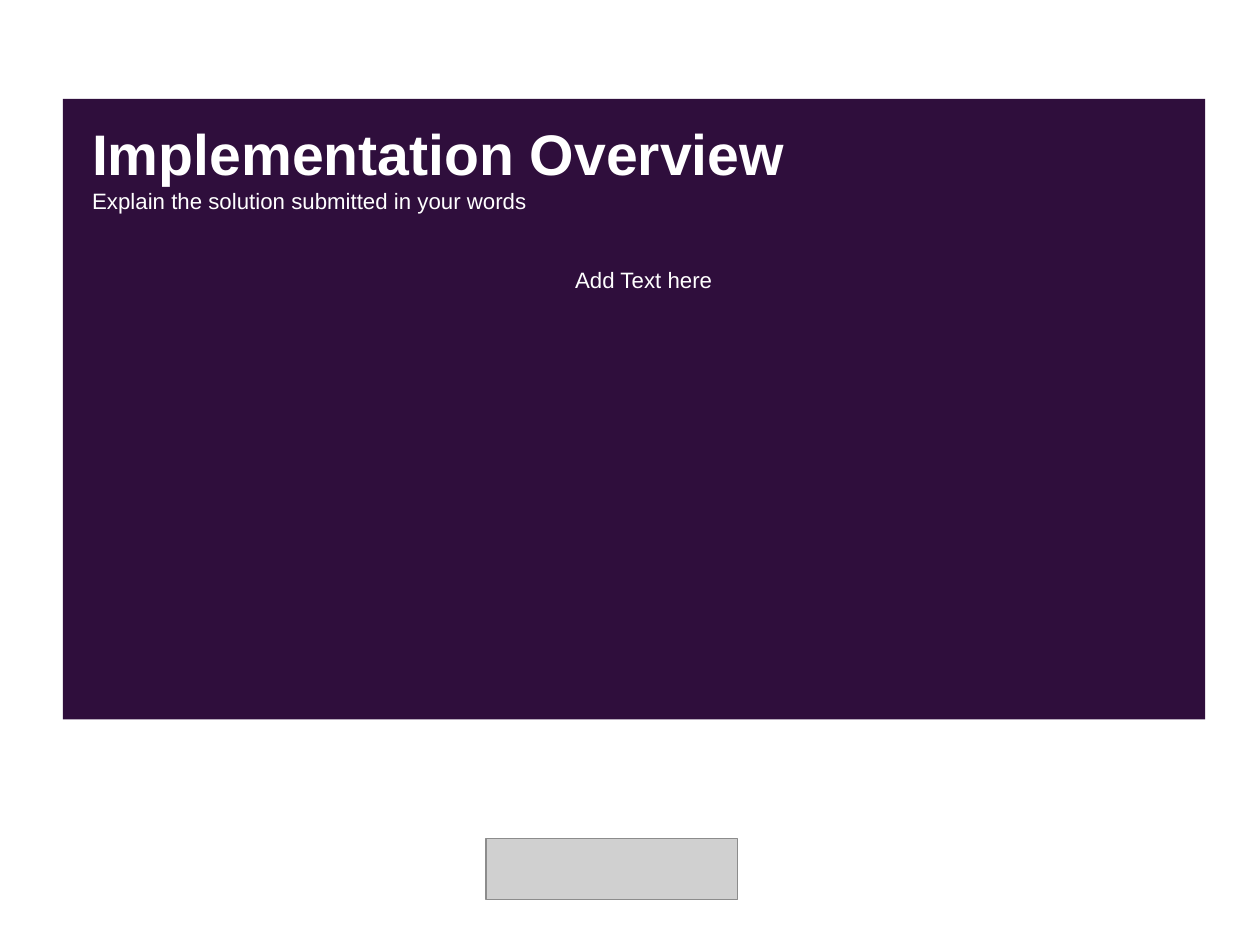
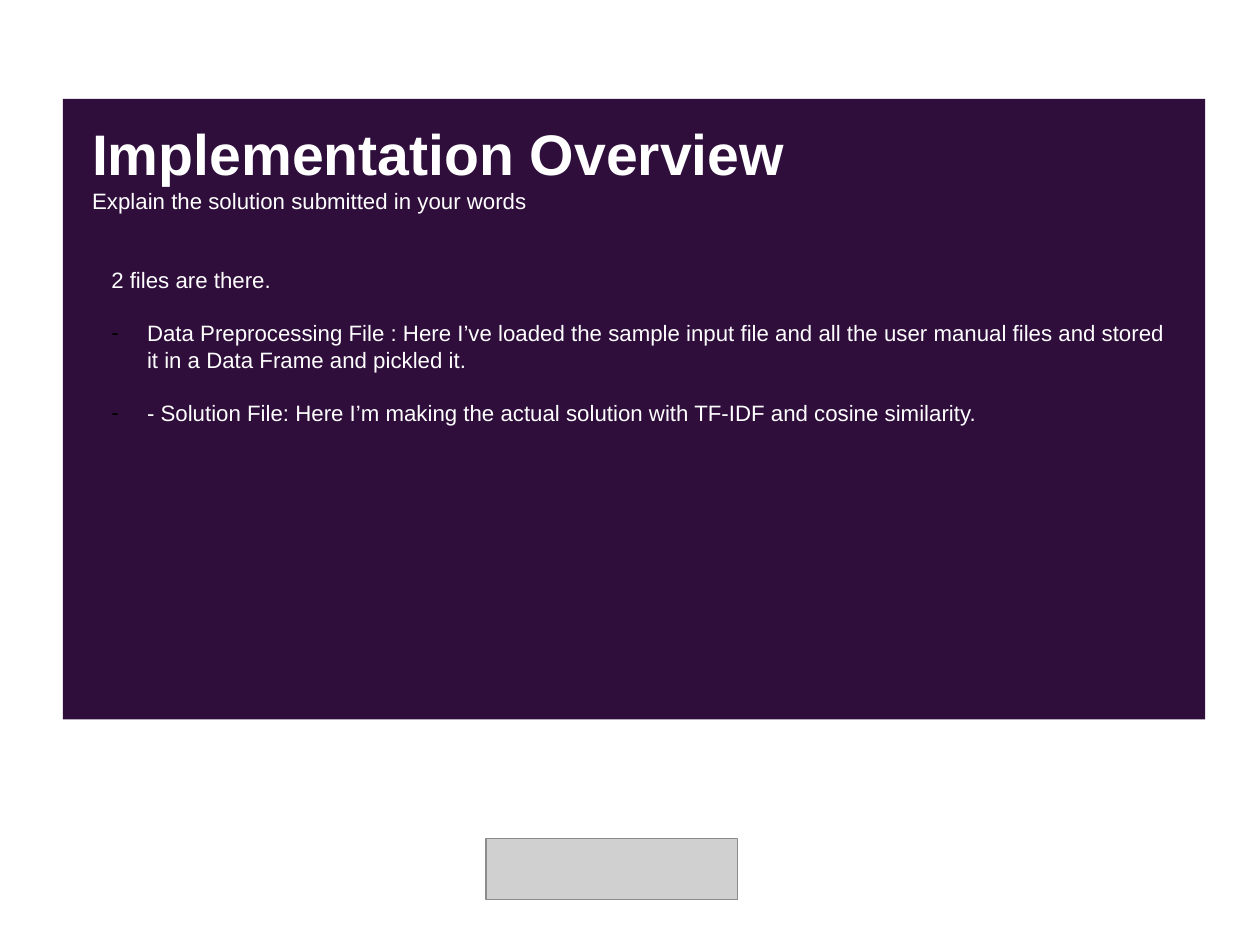
Before and after one commit to arkahome/im-ml, a slide deck: slide 4 of SolutionPresentation.pptx. Drawn at 1260x945 pixels with LibreOffice and Linux fonts; fonts in the diff are those of the drawing; grey boxes stand for pictures. Boxes give left, top, right and bottom in pixels: in the first picture for what was removed or moved away, otherwise in the second. Text is boxed around its words. In the diff, an @@ line names an element or a change of style, - is before the commit and + after.

```diff
--- a/SolutionPresentation.pptx
+++ b/SolutionPresentation.pptx
@@ text at (x1=111, y1=272, x2=1164, y2=426): text changed @@
-Add Text here
+2 files are there.
+– Data Preprocessing File : Here I’ve loaded the sample input file and all the user manual files and stored it in a Data Frame and pickled it.
+– - Solution File: Here I’m making the actual solution with TF-IDF and cosine similarity.
```
Also in this commit, not shown: 11 other slides changed, 1 slide added, 1 slide removed.
